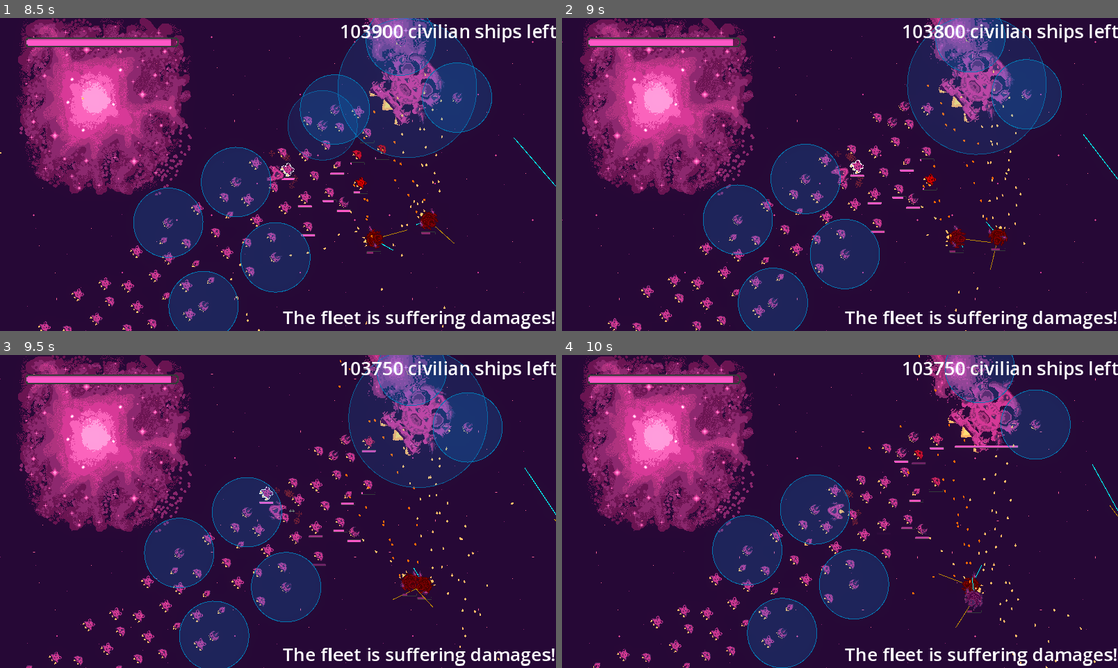
Above: before the commit, frames 1-4 (two rows, left to right).
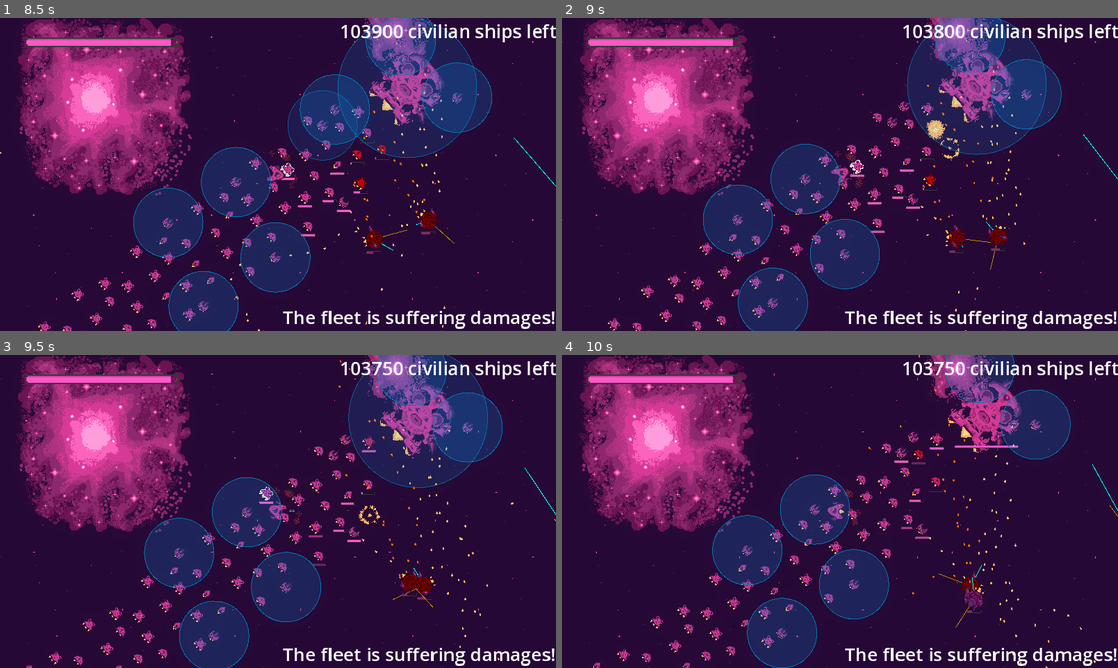
Above: after the commit, the same moments.

Repository: bear-minimum-studio/space-bear
Game: Godot game, scene res://Game.tscn
Same seed, same stepped clock (60 frames per second), same inputs: the game is played once before the commit and once after it.
Inputs:
- Up to frame 1 (8.5 s): tap Enter (upgrade) at 0.5 s; hold Right (turn_right) 0.53-1.28 s; tap Down (decelerate) at 0.6, 3.6, 6.6 s; hold Ctrl (brake) 1.28-2.03 s; tap Space (fire) at 1.35, 4.35, 7.35 s; hold Right (turn_right) 2.03-2.78 s; hold G (grappling_hook) 2.03-2.78 s; hold Up (accelerate) 2.78-3.53 s; tap F (turret_fire) at 2.85, 5.85 s; hold Left (turn_left) 3.53-5.03 s; hold Ctrl (brake) 5.03-5.78 s; hold G (grappling_hook) 5.03-5.78 s; hold Right (turn_right) 5.78-6.53 s; hold Up (accelerate) 6.53-7.28 s; hold Right (turn_right) 7.28-8.03 s; hold Ctrl (brake) from 8.03 s (still down); hold G (grappling_hook) from 8.03 s (still down)
- Up to frame 2 (9 s): release Ctrl (brake) at 8.78 s; release G (grappling_hook) at 8.78 s; hold Left (turn_left) from 8.78 s (still down); tap F (turret_fire) at 8.85 s
- Up to frame 3 (9.5 s): keep holding Left (turn_left)
- Up to frame 4 (10 s): release Left (turn_left) at 9.53 s; hold Up (accelerate) from 9.53 s (still down); tap Down (decelerate) at 9.6 s

Frame 1 is identical in both runs. In frame 2, 0.2% of the frame differs, in the area x 65-72%, y 32-46%; in frame 3, less than 0.1%; in frame 4, nothing differs.

Commit message:
feat: add explosion on death

Diff:
--- a/World.gd
+++ b/World.gd
@@ -5,6 +5,7 @@
 @onready var flock = $Flock
 @onready var target = $Target
 
+var explosion_scene = preload("res://explosion/Explosion.tscn")
 var player_bullet_scene = preload("res://bullet/PlayerBullet.tscn")
 var enemy_bullet_scene = preload("res://bullet/EnemyBullet.tscn")
 var grappling_hook_scene = preload("res://grappling-hook/GrapplingHook.tscn")
@@ -12,6 +13,7 @@
 
 func _ready():
 	get_tree().call_group("flock", "set_movement_target", target.global_transform.origin)
+	Events.dead_ship.connect(_on_dead)
 	Events.enemy_shoot.connect(_on_enemy_shoot)
 	Events.shoot.connect(_on_ally_shoot)
 	Events.convoy_reached_wormhole.connect(_on_convoy_reached_wormhole)
@@ -57,3 +59,8 @@
 
 func _on_player_reached_wormhole():
 	print('you reached the level end')
+
+func _on_dead(dead_body: Node2D):
+	var new_explosion = explosion_scene.instantiate()
+	new_explosion.global_position = dead_body.global_position
+	self.add_child(new_explosion)
--- /dev/null
+++ b/explosion/Explosion.gd
@@ -0,0 +1,11 @@
+extends Sprite2D
+@onready var gpu_particles_2d = $GPUParticles2D
+
+func _ready():
+	gpu_particles_2d.emitting = true
+
+	# Free the explosion a few seconds after it's mounted
+	# hardcoded and arbitrary value because there is no signal
+	# coming from particles emitter to indicate the end
+	await get_tree().create_timer(5).timeout
+	self.queue_free()
--- /dev/null
+++ b/explosion/Explosion.tscn
@@ -0,0 +1,104 @@
+[gd_scene load_steps=8 format=3 uid="uid://d2chiv71mayve"]
+
+[ext_resource type="Texture2D" uid="uid://d08dihk78x5q6" path="res://explosion/explosion-Sheet.png" id="1_su76n"]
+[ext_resource type="Script" path="res://explosion/Explosion.gd" id="2_120nk"]
+[ext_resource type="Texture2D" uid="uid://1j2d1hrm7fal" path="res://explosion/explosion_particle.png" id="3_dqbeo"]
+
+[sub_resource type="Animation" id="Animation_8ng7l"]
+resource_name = "explosion"
+length = 1.1
+tracks/0/type = "value"
+tracks/0/imported = false
+tracks/0/enabled = true
+tracks/0/path = NodePath(".:frame")
+tracks/0/interp = 1
+tracks/0/loop_wrap = true
+tracks/0/keys = {
+"times": PackedFloat32Array(0, 0.1, 0.2, 0.3, 0.4, 0.5, 0.6, 0.7, 0.8, 0.9),
+"transitions": PackedFloat32Array(1, 1, 1, 1, 1, 1, 1, 1, 1, 1),
+"update": 1,
+"values": [6, 3, 1, 0, 1, 2, 3, 4, 5, 6]
+}
+tracks/1/type = "value"
+tracks/1/imported = false
+tracks/1/enabled = true
+tracks/1/path = NodePath(".:texture")
+tracks/1/interp = 1
+tracks/1/loop_wrap = true
+tracks/1/keys = {
+"times": PackedFloat32Array(0, 1),
+"transitions": PackedFloat32Array(1, 1),
+"update": 1,
+"values": [ExtResource("1_su76n"), null]
+}
+
+[sub_resource type="Animation" id="Animation_tvn1m"]
+length = 0.001
+tracks/0/type = "value"
+tracks/0/imported = false
+tracks/0/enabled = true
+tracks/0/path = NodePath(".:frame")
+tracks/0/interp = 1
+tracks/0/loop_wrap = true
+tracks/0/keys = {
+"times": PackedFloat32Array(0),
+"transitions": PackedFloat32Array(1),
+"update": 1,
+"values": [0]
+}
+tracks/1/type = "value"
+tracks/1/imported = false
+tracks/1/enabled = true
+tracks/1/path = NodePath(".:texture")
+tracks/1/interp = 1
+tracks/1/loop_wrap = true
+tracks/1/keys = {
+"times": PackedFloat32Array(0),
+"transitions": PackedFloat32Array(1),
+"update": 1,
+"values": [ExtResource("1_su76n")]
+}
+
+[sub_resource type="AnimationLibrary" id="AnimationLibrary_cqkna"]
+_data = {
+"RESET": SubResource("Animation_tvn1m"),
+"explosion": SubResource("Animation_8ng7l")
+}
+
+[sub_resource type="ParticleProcessMaterial" id="ParticleProcessMaterial_jlfyi"]
+lifetime_randomness = 0.51
+particle_flag_disable_z = true
+spread = 180.0
+gravity = Vector3(2.08165e-12, 2.08165e-12, 2.08165e-12)
+initial_velocity_min = 100.0
+initial_velocity_max = 100.0
+angular_velocity_min = -200.0
+angular_velocity_max = 200.0
+orbit_velocity_min = 0.0
+orbit_velocity_max = 0.0
+damping_min = 20.0
+damping_max = 50.0
+angle_min = -90.0
+angle_max = 90.0
+scale_min = 0.2
+
+[node name="Explosion" type="Sprite2D"]
+texture = ExtResource("1_su76n")
+hframes = 7
+script = ExtResource("2_120nk")
+
+[node name="AnimationPlayer" type="AnimationPlayer" parent="."]
+autoplay = "explosion"
+speed_scale = 3.0
+libraries = {
+"": SubResource("AnimationLibrary_cqkna")
+}
+
+[node name="GPUParticles2D" type="GPUParticles2D" parent="."]
+emitting = false
+amount = 30
+process_material = SubResource("ParticleProcessMaterial_jlfyi")
+texture = ExtResource("3_dqbeo")
+lifetime = 0.5
+one_shot = true
+explosiveness = 1.0
Binary file added: explosion/explosion-Sheet.png
Not shown, added: explosion/explosion-Sheet.png.import
Binary file added: explosion/explosion_particle.png
Not shown, added: explosion/explosion_particle.png.import
